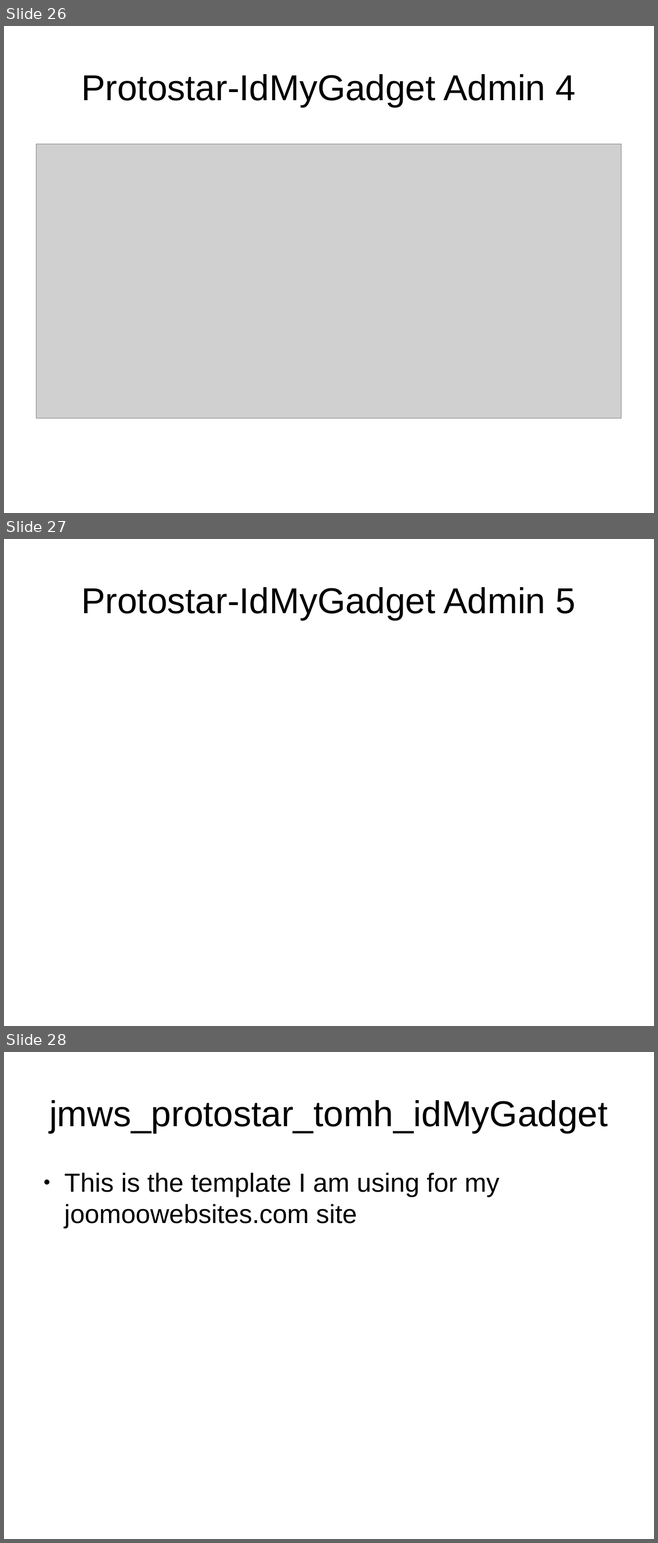
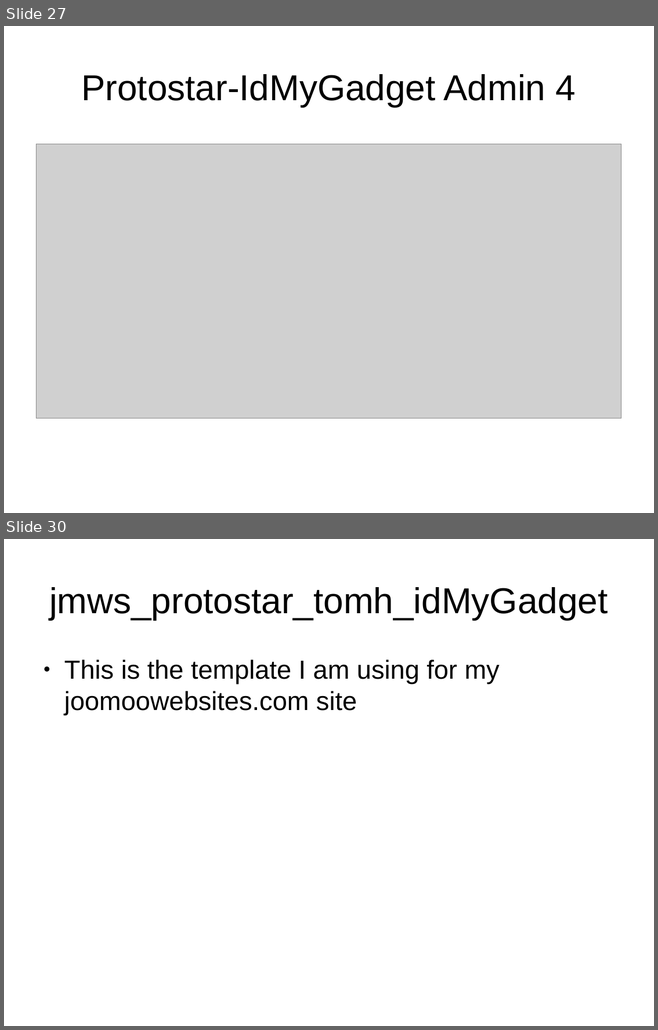
Before and after one commit to tomwhartung/jmws_accoutrements, a slide deck: presentations/2015_09-Joomla/Device_Detection-In_Protostar_and_Beez3.odp. Shown one above the other, each under a label of ours: slides 26, 27 and 28 before the commit, slides 27 and 30 after it; the slides between them are not shown. The pictures are 658x1543 and 658x1030 pixels, drawn with LibreOffice and Linux fonts; fonts in the diff are those of the drawing; grey boxes stand for pictures. Boxes give left, top, right and bottom in pixels: in the first picture for what was removed or moved away, otherwise in the second. Text is boxed around its words. In the diff, an @@ line names an element or a change of style, - is before the commit and + after.

Commit message:
Added before and after shots of the Advanced tab for protostar templates.

```diff
--- a/presentations/2015_09-Joomla/Device_Detection-In_Protostar_and_Beez3.odp
+++ b/presentations/2015_09-Joomla/Device_Detection-In_Protostar_and_Beez3.odp
@@ slide 27 removed at (4,539,654,1026), background #FFFFFF @@
@@ title removed at (81,587,576,620) @@
-Protostar-IdMyGadget Admin 5
@@ what was slide 26 is now slide 27 @@
@@ what was slide 28 is now slide 30 @@
```
Also in this commit, not shown: 2 slides changed, 4 slides added, 3 other files.
